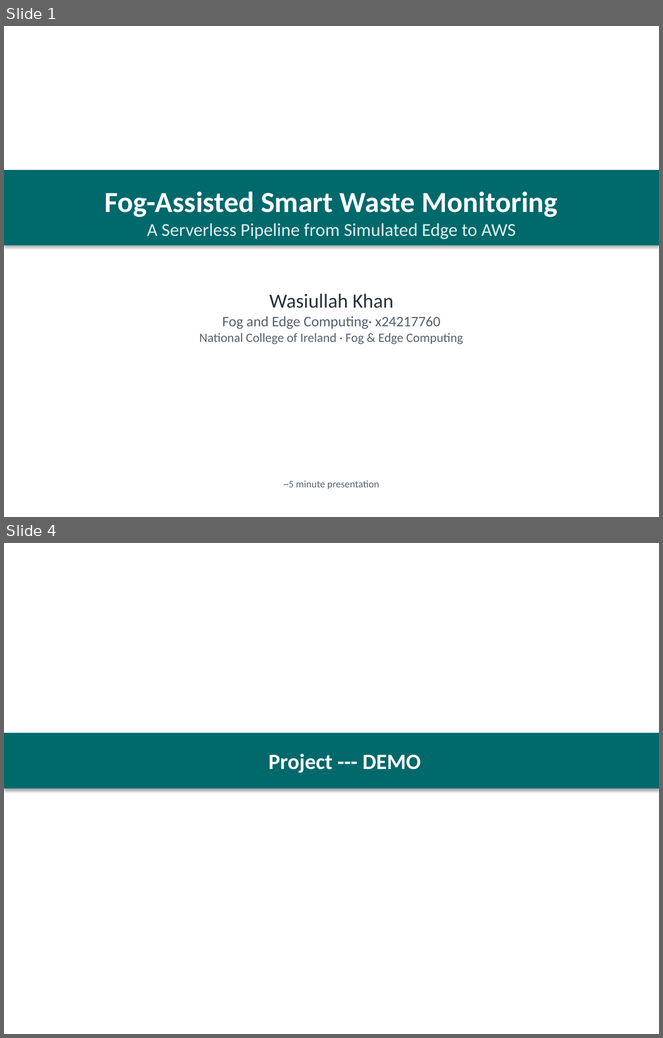
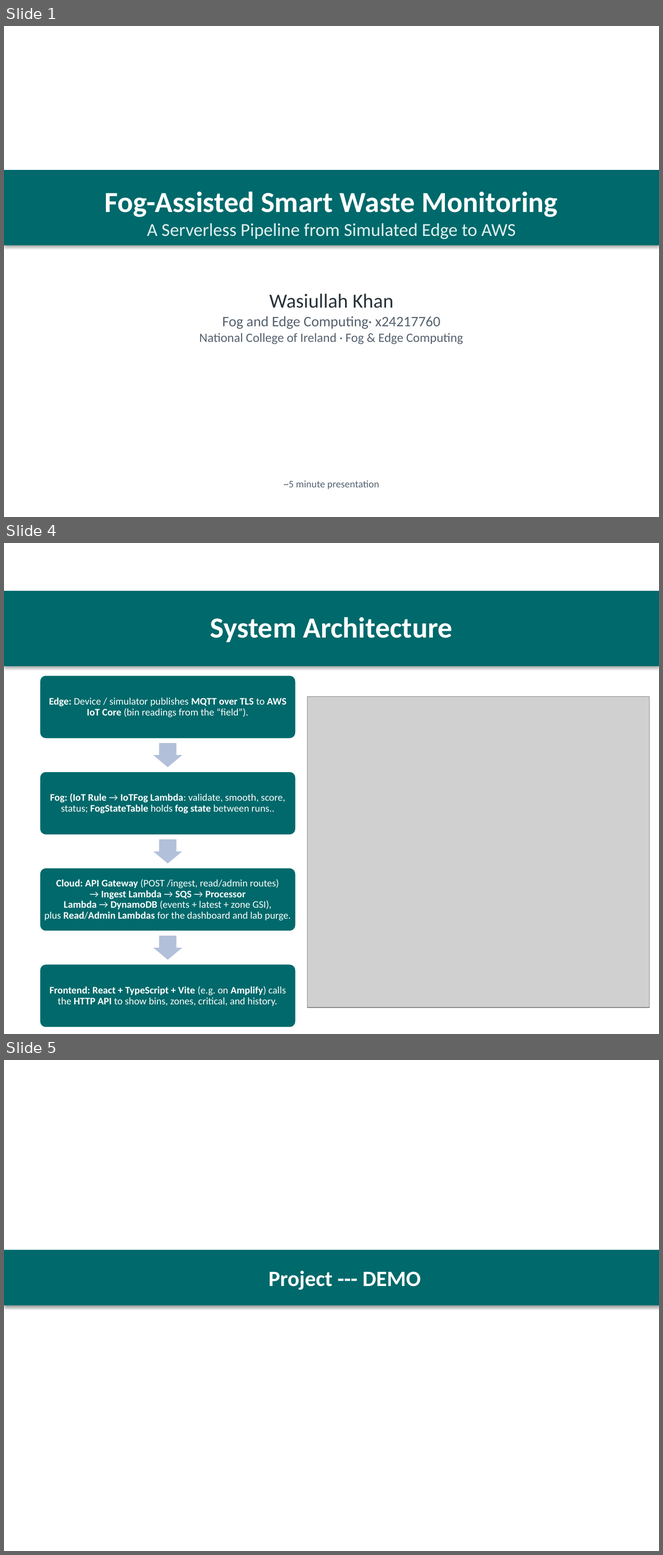
Before and after one commit to Wasiullah26/Smart-waste-bin, a slide deck: docs/FogEdge_5min_Presentation.pptx. Shown one above the other, each under a label of ours: slides 1 and 4 before the commit, slides 1, 4 and 5 after it; the slides between them are not shown. The pictures are 663x1038 and 663x1555 pixels, drawn with LibreOffice and Linux fonts; fonts in the diff are those of the drawing; grey boxes stand for pictures. Boxes give left, top, right and bottom in pixels: in the first picture for what was removed or moved away, otherwise in the second. Text is boxed around its words. In the diff, an @@ line names an element or a change of style, - is before the commit and + after.

```diff
--- a/docs/FogEdge_5min_Presentation.pptx
+++ b/docs/FogEdge_5min_Presentation.pptx
@@ slide 4 added at [4,543,659,1034], background #FFFFFF @@
@@ rectangle added at [4,591,659,666], fill #00696B, 32 pt, text #FFFFFF, bold @@
+System Architecture
@@ picture added at [307,696,649,1007] @@
@@ group added at [39,675,296,1029]: 4 rounded rectangles, 4 texts, 3 right arrows @@
+Edge: Device / simulator publishes MQTT over TLS to AWS IoT Core (bin readings from the “field”).
+Fog: (IoT Rule → IoTFog Lambda: validate, smooth, score, status; FogStateTable holds fog state between runs..
+Cloud: API Gateway (POST /ingest, read/admin routes) → Ingest Lambda → SQS → Processor Lambda → DynamoDB (events + latest + zone GSI), plus Read/Admin Lambdas for the dashboard and lab purge.
+Frontend: React + TypeScript + Vite (e.g. on Amplify) calls the HTTP API to show bins, zones, critical, and history.
@@ what was slide 4 is now slide 5 @@
```
Also in this commit, not shown: 1 slide changed, 1 other slide added, 1 slide removed, 1 other file.
